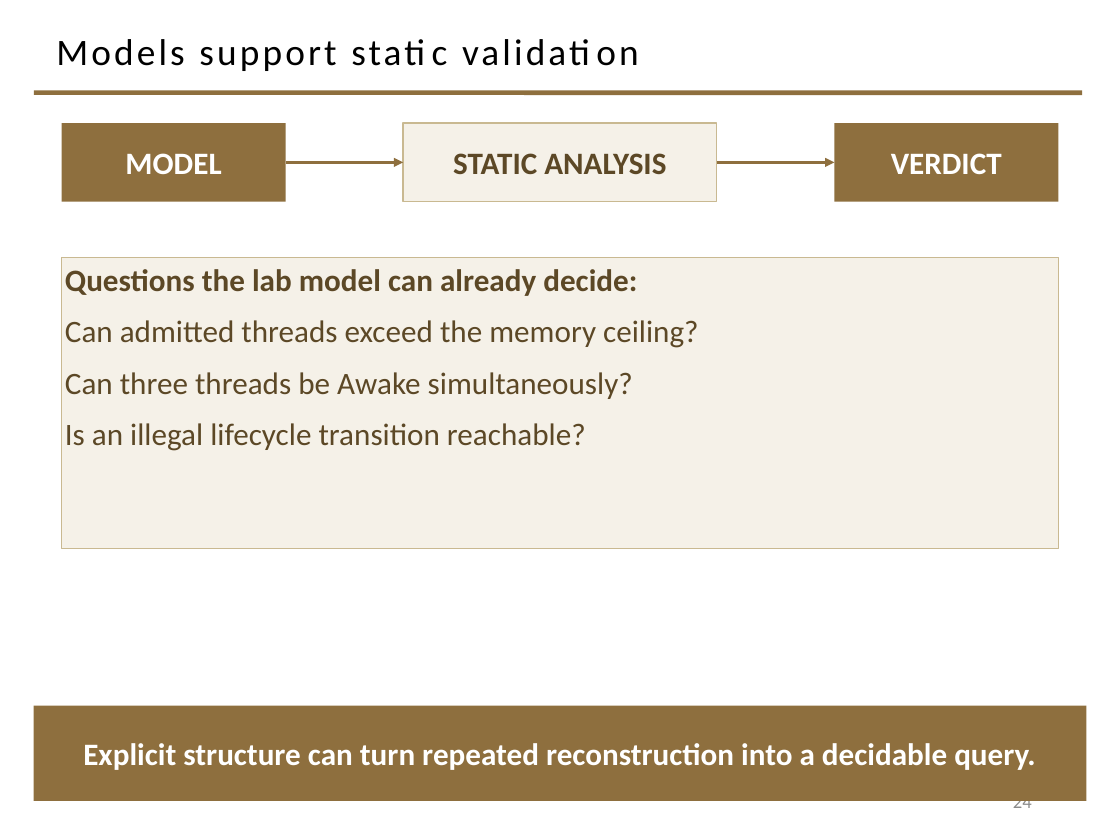
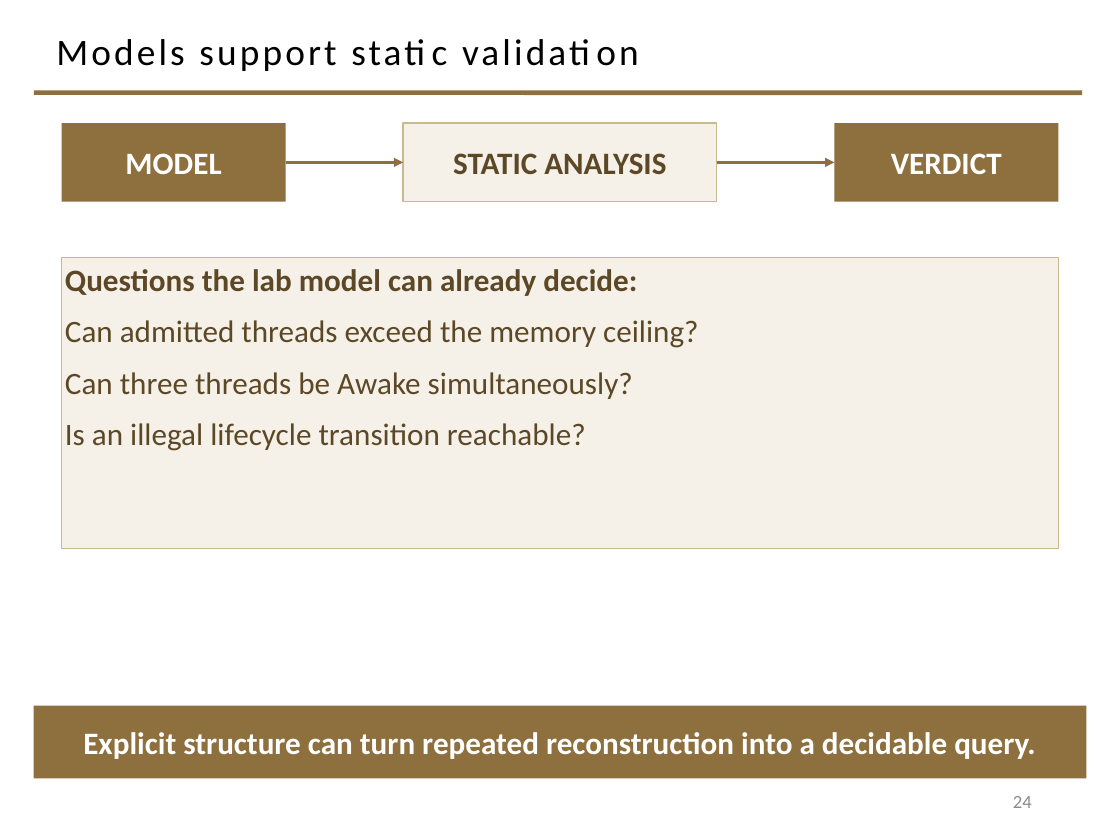
Before and after one commit to davisjam/model-based-agentic-software-engineering, a slide deck: slide 24 of course/lectures/act-2-delegation-and-control/03-alignment/2-3-Alignment.pptx. Drawn at 1120x840 pixels with LibreOffice and Linux fonts; fonts in the diff are those of the drawing; background and template pictures are left out. Boxes give left, top, right and bottom in pixels: in the first picture for what was removed or moved away, otherwise in the second. Text is boxed around its words. In the diff, an @@ line names an element or a change of style, - is before the commit and + after.

Commit message:
deck 2-3: slides 23-25 — footer band clears the slide-number region (band 61.2pt -> 46.8pt tall, bottom 514.8 -> 500.4pt)

```diff
--- a/course/lectures/act-2-delegation-and-control/03-alignment/2-3-Alignment.pptx
+++ b/course/lectures/act-2-delegation-and-control/03-alignment/2-3-Alignment.pptx
@@ rectangle "Explicit structure can turn repeated ...": place and size @@
-rectangle "Explicit structure can turn repeated ..." at [34,706,1086,801]
+rectangle "Explicit structure can turn repeated ..." at [34,706,1086,778]
```
Also in this commit, not shown: 2 other slides changed.
